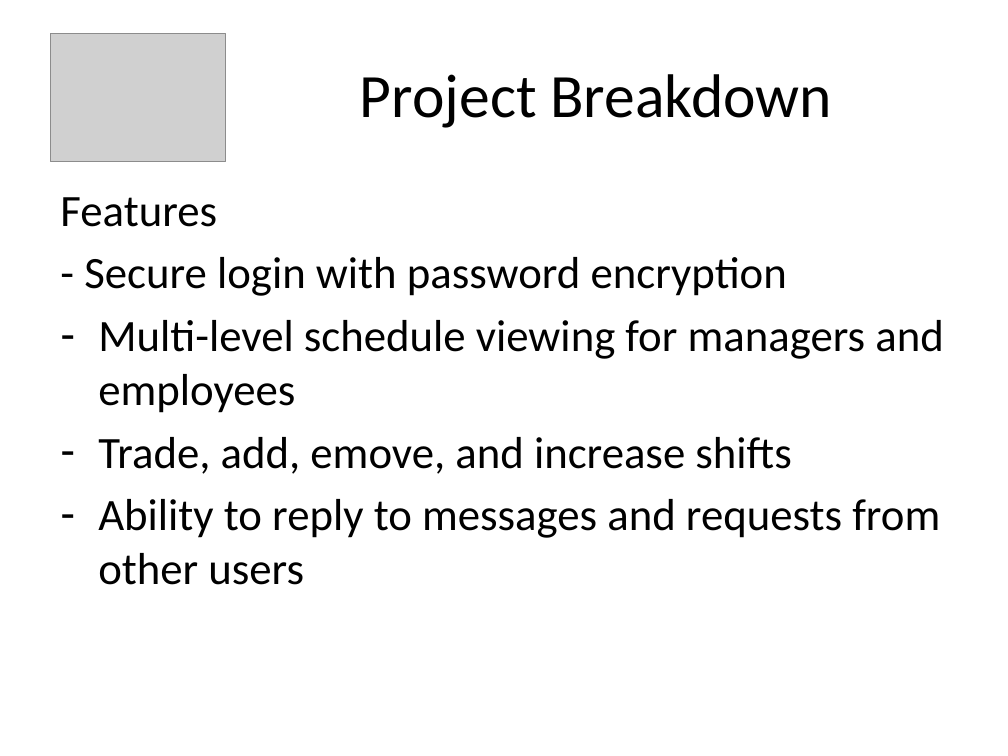
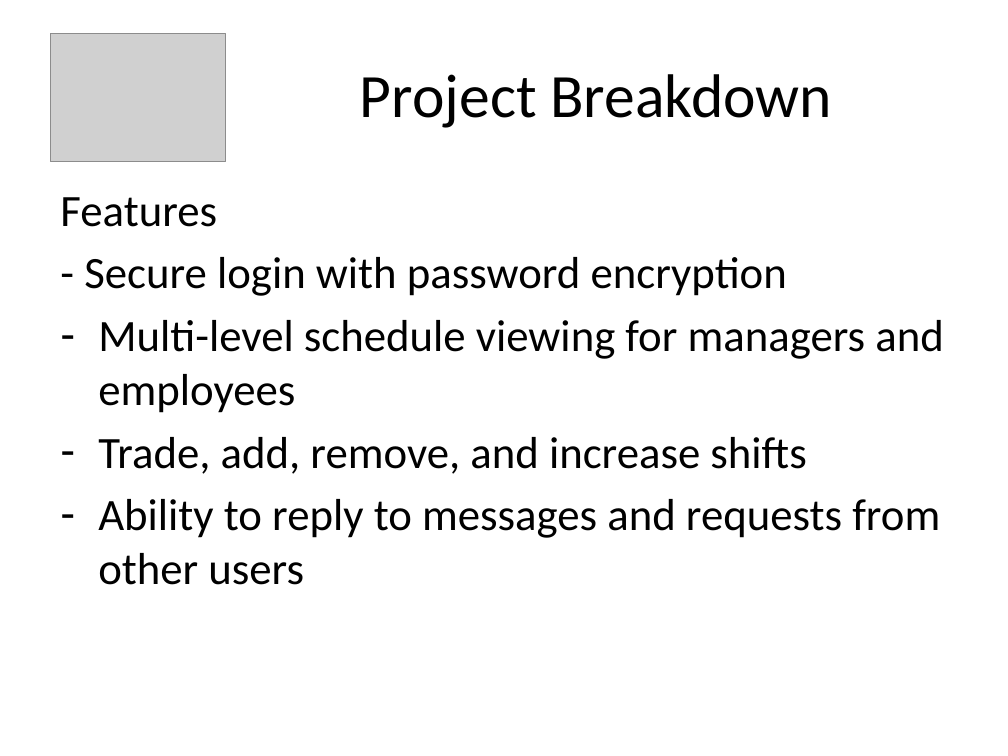
Before and after one commit to Assisting/shift-swap, a slide deck: slide 3 of Agile Tech.pptx. Drawn at 1008x756 pixels with LibreOffice and Linux fonts; fonts in the diff are those of the drawing; grey boxes stand for pictures. Boxes give left, top, right and bottom in pixels: in the first picture for what was removed or moved away, otherwise in the second. Text is boxed around its words. In the diff, an @@ line names an element or a change of style, - is before the commit and + after.

Commit message:
i maek fix anglish
spelling error fix

```diff
--- a/Agile Tech.pptx
+++ b/Agile Tech.pptx
@@ text at (98, 437, 806, 474): text changed @@
-– Trade, add, emove, and increase shifts
+– Trade, add, remove, and increase shifts
```
